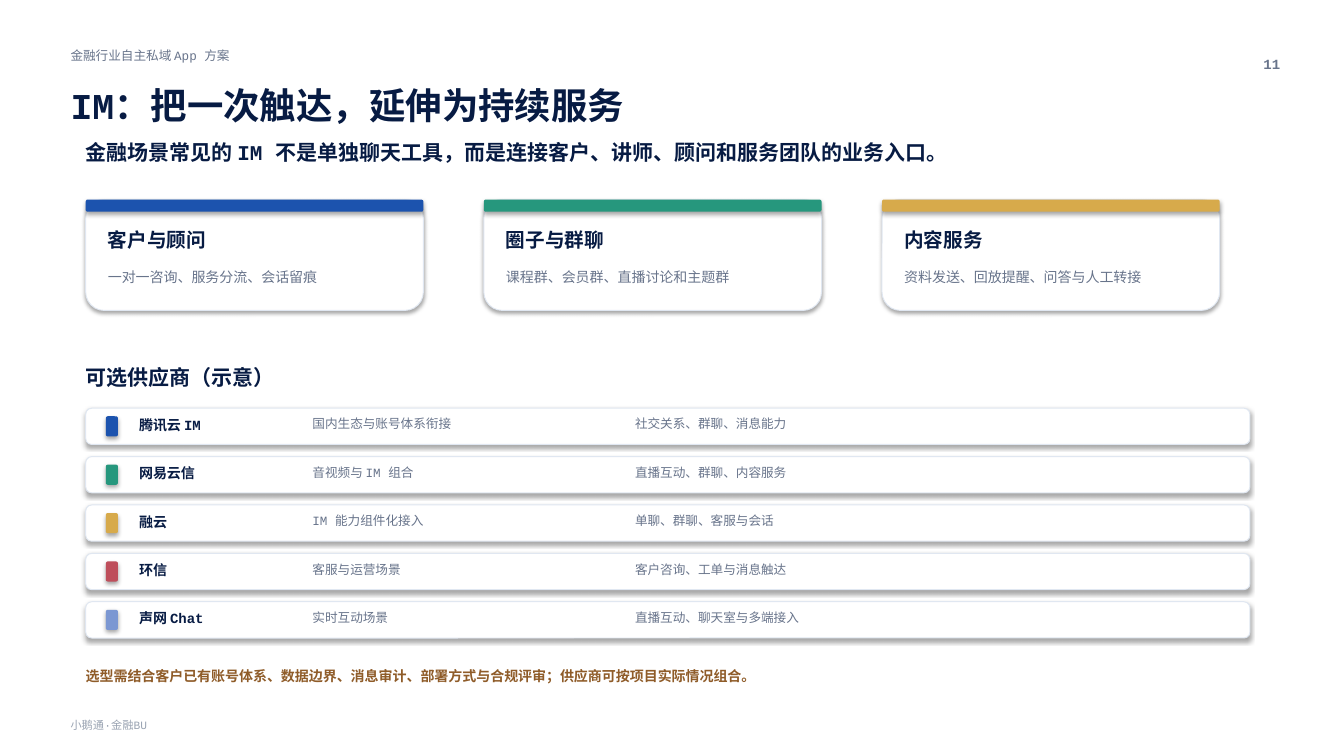
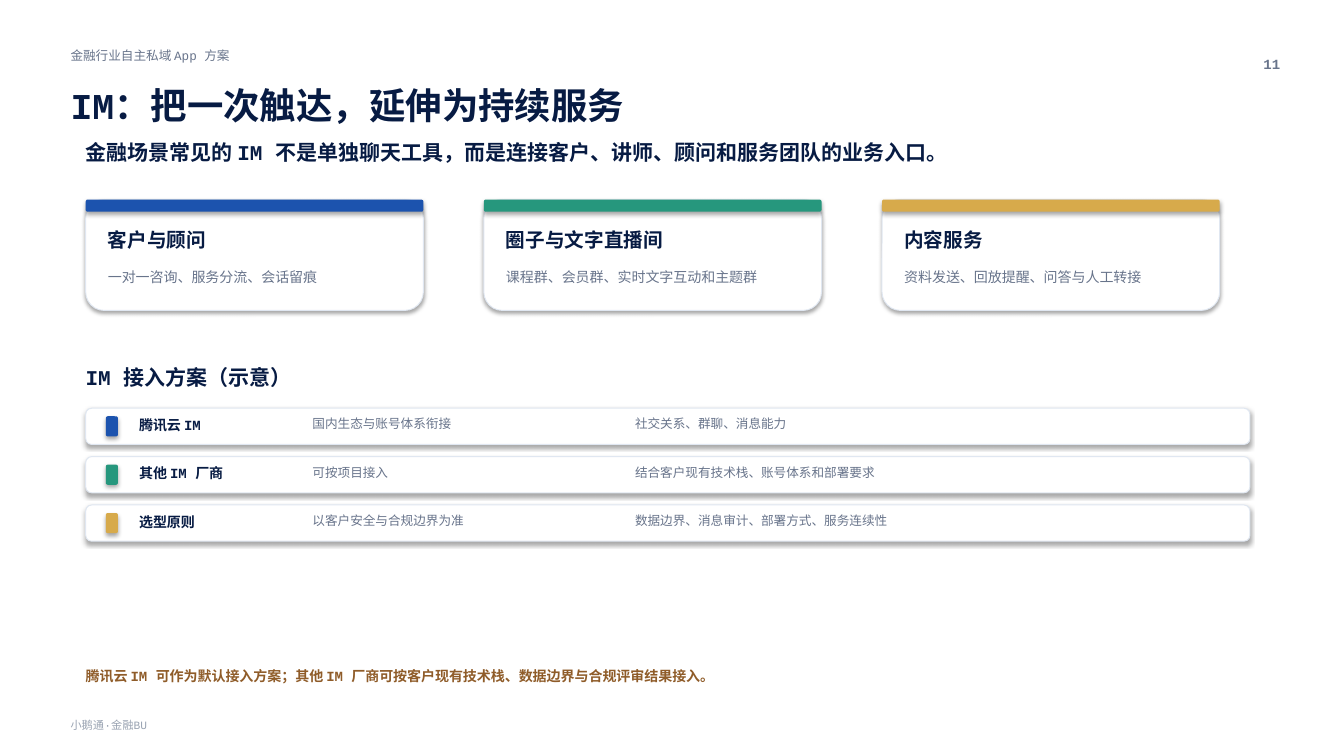
Before and after one commit to baijinhui3444/Custom-Fin-App, a slide deck: slide 11 of 金融客户定制App产品方案-演示版.pptx. Drawn at 1344x756 pixels with LibreOffice and Linux fonts; fonts in the diff are those of the drawing; background and template pictures are left out. Boxes give left, top, right and bottom in pixels: in the first picture for what was removed or moved away, otherwise in the second. Text is boxed around its words. In the diff, an @@ line names an element or a change of style, - is before the commit and + after.

```diff
--- a/金融客户定制App产品方案-演示版.pptx
+++ b/金融客户定制App产品方案-演示版.pptx
@@ text at <box>506,230,663,249</box>: text changed @@
-圈子与群聊
+圈子与文字直播间
@@ text at <box>506,270,757,283</box>: text changed @@
-课程群、会员群、直播讨论和主题群
+课程群、会员群、实时文字互动和主题群
@@ text at <box>86,367,291,387</box>: text changed @@
-可选供应商（示意）
+IM 接入方案（示意）
@@ text at <box>139,466,223,480</box>: text changed @@
-网易云信
+其他 IM 厂商
@@ text at <box>312,466,388,478</box>: text changed @@
-音视频与 IM 组合
+可按项目接入
@@ text at <box>635,466,875,478</box>: text changed @@
-直播互动、群聊、内容服务
+结合客户现有技术栈、账号体系和部署要求
@@ text at <box>139,513,195,531</box>: text changed @@
-融云
+选型原则
@@ text at <box>312,514,463,526</box>: text changed @@
-IM 能力组件化接入
+以客户安全与合规边界为准
@@ text at <box>635,514,887,526</box>: text changed @@
-单聊、群聊、客服与会话
+数据边界、消息审计、部署方式、服务连续性
@@ rounded rectangle removed at <box>86,554,1250,590</box> @@
@@ rounded rectangle removed at <box>106,562,118,582</box> @@
@@ text removed at <box>139,563,167,576</box> @@
-环信
@@ text removed at <box>312,563,400,575</box> @@
-客服与运营场景
@@ text removed at <box>635,563,786,575</box> @@
-客户咨询、工单与消息触达
@@ rounded rectangle removed at <box>86,602,1250,638</box> @@
@@ rounded rectangle removed at <box>106,610,118,630</box> @@
@@ text removed at <box>139,611,203,624</box> @@
-声网 Chat
@@ text removed at <box>312,611,388,623</box> @@
-实时互动场景
@@ text removed at <box>635,611,799,623</box> @@
-直播互动、聊天室与多端接入
@@ text at <box>86,669,714,684</box>: text changed @@
-选型需结合客户已有账号体系、数据边界、消息审计、部署方式与合规评审；供应商可按项目实际情况组合。
+腾讯云 IM 可作为默认接入方案；其他 IM 厂商可按客户现有技术栈、数据边界与合规评审结果接入。
```
Also in this commit, not shown: 3 other slides changed, 3 other files.
